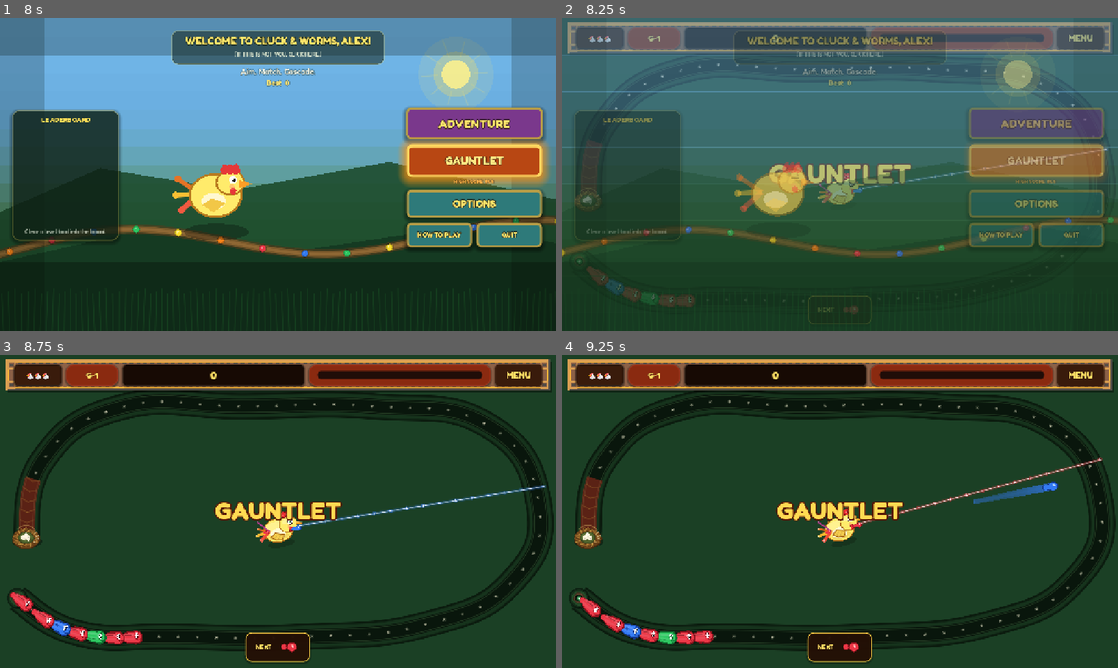
Above: before the commit, frames 1-4 (two rows, left to right).
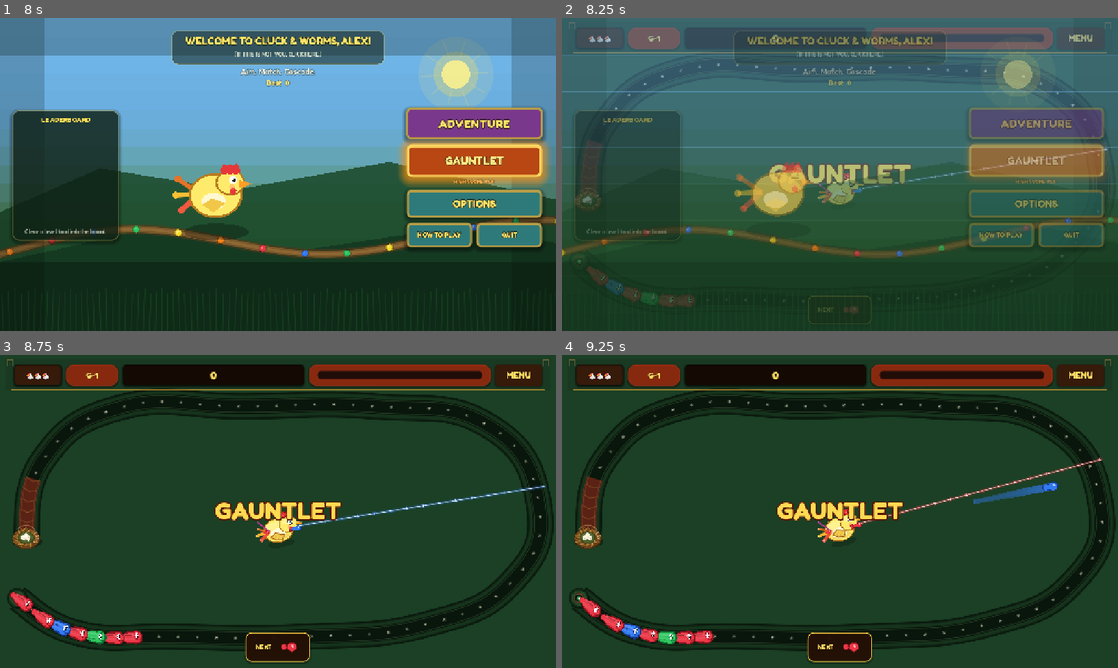
Above: after the commit, the same moments.

Repository: iyanuloluwa-Miracle/Cluck-Worms
Game: Godot game, scene res://scenes/main/Main.tscn
Same seed, same stepped clock (60 frames per second), same inputs: the game is played once before the commit and once after it.
Inputs (mouse positions are in pixels of both pictures, inside the frame that each line leads up to):
- Up to frame 1 (8 s): click (278, 177) at 0.52 s; type "Alex" at 0.6 s; click "ADVENTURE" at 1.25 s; click "ADVENTURE" at 2 s; click "OK" at 2.75 s; click "OK" at 3.5 s; click "(IF THIS IS NOT YOU, CLICK HE…" at 4.25 s; click "GAUNTLET" at 5 s; click "Farmer Cluck" at 5.75 s; click "(IF THIS IS NOT YOU, CLICK HE…" at 6.5 s; click "Alex" at 7.25 s
- Up to frame 2 (8.25 s): click "GAUNTLET" at 8 s
- Up to frame 3 (8.75 s): no input
- Up to frame 4 (9.25 s): move the mouse to (962, 495) at 8.77 s; press the mouse at (962, 495) at 8.78 s

Frame 1 is identical in both runs. In frame 2, 3.4% of the frame differs, in the area x 1-99%, y 1-12%; in frame 3, 4.3%, in the area x 1-100%, y 1-12%; in frame 4, 4.3%.

Commit message:
Make the top HUD see-through so worm colors stay visible.
Replace the opaque stone navbar slab with a soft wash and floating wells.

Diff:
--- a/scripts/level/PathFactory.gd
+++ b/scripts/level/PathFactory.gd
@@ -7,7 +7,7 @@
 const CHICKEN_NEST: Vector2 = Vector2(640, 400)
 ## Path samples stay at least this far from the chicken (worm radius + aim room).
 const NEST_CLEARANCE: float = 168.0
-## Keep the train below the carved stone HUD bar (Safe top 10 + bar 72 + worm/nest pad).
+## Soft top margin so the chain clears floating HUD wells (Safe top 10 + bar 72 + pad).
 const HUD_TOP_SAFE: float = 118.0
 ## Keep clear of the bottom NEXT chip / status strip.
 const HUD_BOTTOM_SAFE: float = 648.0
--- a/scripts/ui/HUD.gd
+++ b/scripts/ui/HUD.gd
@@ -1,5 +1,5 @@
 extends CanvasLayer
-## In-run HUD with a carved stone navbar (Zuma-style) and Cluck & Worms polish.
+## In-run HUD with floating wells over a see-through top strip (Zuma-style).
 
 @onready var _root: Control = $Root
 @onready var _navbar: Control = $Root/Safe/NavBar
--- a/scripts/ui/HudNavbar.gd
+++ b/scripts/ui/HudNavbar.gd
@@ -1,14 +1,13 @@
 extends Control
-## Carved stone HUD bar — Zuma-inspired frame with Cluck & Worms polish.
+## Floating HUD chrome — wells carry readability; bar stays see-through over the path.
 
 @export var ember_theme: bool = false
 
-const STONE := Color(0.58, 0.56, 0.52)
-const STONE_LIGHT := Color(0.78, 0.76, 0.70)
-const STONE_DARK := Color(0.32, 0.30, 0.28)
-const GOLD := Color(0.92, 0.78, 0.28)
-const EMBER_STONE := Color(0.55, 0.38, 0.28)
-const EMBER_LIGHT := Color(0.85, 0.62, 0.32)
+const GOLD := Color(0.92, 0.78, 0.28, 0.55)
+const EMBER_GOLD := Color(1.0, 0.72, 0.22, 0.55)
+const ORNAMENT := Color(0.78, 0.76, 0.70, 0.35)
+const EMBER_ORNAMENT := Color(0.85, 0.62, 0.32, 0.40)
+const ORNAMENT_DARK := Color(0.32, 0.30, 0.28, 0.30)
 
 
 func _ready() -> void:
@@ -25,36 +24,23 @@
 	var r := Rect2(Vector2.ZERO, size)
 	if r.size.x < 8.0:
 		return
-	var mid := EMBER_STONE if ember_theme else STONE
-	var lit := EMBER_LIGHT if ember_theme else STONE_LIGHT
-	var dark := STONE_DARK
+	var gold := EMBER_GOLD if ember_theme else GOLD
+	var lit := EMBER_ORNAMENT if ember_theme else ORNAMENT
+	var dark := ORNAMENT_DARK
 
-	# Drop shadow
-	draw_rect(Rect2(r.position + Vector2(3, 5), r.size), Color(0, 0, 0, 0.4), true)
-	# Slab
-	draw_rect(r, mid, true)
-	# Bevel
-	draw_rect(Rect2(r.position, Vector2(r.size.x, 5)), lit, true)
-	draw_rect(Rect2(r.position + Vector2(0, r.size.y - 5), Vector2(r.size.x, 5)), dark, true)
-	draw_rect(Rect2(r.position, Vector2(5, r.size.y)), lit, true)
-	draw_rect(Rect2(r.position + Vector2(r.size.x - 5, 0), Vector2(5, r.size.y)), dark, true)
-	# Gold inner trim
-	draw_rect(r.grow(-6), GOLD if not ember_theme else Color(1.0, 0.72, 0.22), false, 2.5)
-	# Notch rhythm
-	var x := r.position.x + 28.0
-	while x < r.end.x - 28.0:
-		draw_rect(Rect2(x, r.position.y + 7.0, 9.0, 4.0), dark, true)
-		draw_rect(Rect2(x, r.end.y - 11.0, 9.0, 4.0), lit, true)
-		x += 16.0
-	# Corner bosses
-	var c := 18.0
+	# Soft wash only — worms/track stay visible underneath.
+	draw_rect(r, Color(0.05, 0.05, 0.04, 0.12), true)
+
+	# Thin gold hairline under the well row (not a full slab).
+	var line_y: float = r.end.y - 2.0
+	draw_line(Vector2(r.position.x + 12.0, line_y), Vector2(r.end.x - 12.0, line_y), gold, 1.5)
+
+	# Corner bosses as light ornaments (alpha kept low).
+	var c := 14.0
 	for p: Vector2 in [
-		r.position + Vector2(4, 4),
-		Vector2(r.end.x - c - 4, r.position.y + 4),
-		Vector2(r.position.x + 4, r.end.y - c - 4),
-		Vector2(r.end.x - c - 4, r.end.y - c - 4),
+		r.position + Vector2(2, 2),
+		Vector2(r.end.x - c - 2, r.position.y + 2),
 	]:
 		var cr := Rect2(p, Vector2(c, c))
-		draw_rect(cr, lit, true)
-		draw_rect(cr.grow(-3), mid, true)
-		draw_rect(cr.grow(-6), dark, true)
+		draw_rect(cr, lit, false, 1.5)
+		draw_rect(cr.grow(-4), dark, false, 1.0)
Not shown, added: scripts/ui/HudNavbar.gd.uid
